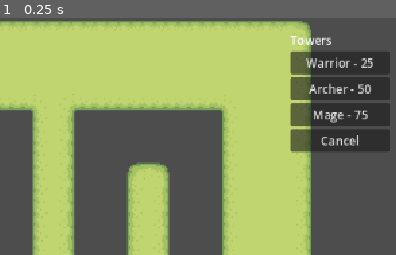
Above: before the commit, frame 1.
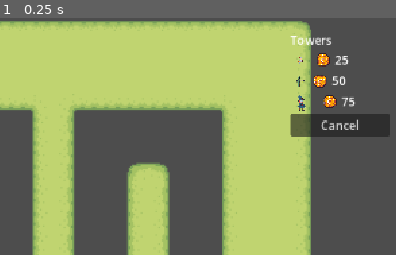
Above: after the commit, the same moment.

Repository: psvm203/rgb-defense
Game: Godot game, scene res://track/track.tscn
Same seed, same stepped clock (60 frames per second), same inputs: the game is played once before the commit and once after it.
Inputs:
- Up to frame 1 (0.25 s): no input
The pictures show only the part of the screen within x 50-100%, y 0-50%; the shares and areas given below are measured in that part.

The runs differ from the first frame. In frame 1, 7.8% of the frame differs, in the area x 73-99%, y 14-57%.

Commit message:
feat(ui): add tower icons and coin icons to tower panel

Diff:
--- a/ui/tower_panel.gd
+++ b/ui/tower_panel.gd
@@ -7,24 +7,25 @@
 	{
 		name = "Warrior",
 		scene = "res://tower/warrior/warrior.tscn",
+		icon = "res://tower/warrior/warrior_icon.png",
 		cost = 25,
 		color = Color(1.0, 0.2, 0.2),
 	},
 	{
 		name = "Archer",
 		scene = "res://tower/archer/archer.tscn",
+		icon = "res://tower/archer/archer_icon.png",
 		cost = 50,
 		color = Color(0.2, 1.0, 0.2),
 	},
 	{
 		name = "Mage",
 		scene = "res://tower/mage/mage.tscn",
+		icon = "res://tower/mage/mage_icon.png",
 		cost = 75,
 		color = Color(0.2, 0.2, 1.0),
 	},
 ]
-
-var _buttons: Array[Button] = []
 
 
 func _ready() -> void:
@@ -32,16 +33,36 @@
 
 
 func _build_buttons() -> void:
+	var coin_tex := preload("res://game_state/coins.png")
 	for tower in TOWERS:
-		var btn := Button.new()
-		btn.text = "%s - %d" % [tower.name, tower.cost]
-		btn.pressed.connect(_on_tower_button_pressed.bind(tower.scene, tower.cost))
-		$Panel/VBox/TowerList.add_child(btn)
-		_buttons.append(btn)
+		var row := HBoxContainer.new()
+		row.mouse_default_cursor_shape = Control.CURSOR_POINTING_HAND
+
+		var icon := TextureRect.new()
+		icon.texture = load(tower.icon)
+		icon.expand_mode = TextureRect.EXPAND_FIT_WIDTH_PROPORTIONAL
+		icon.stretch_mode = TextureRect.STRETCH_KEEP_ASPECT_CENTERED
+		icon.custom_minimum_size = Vector2(24, 24)
+		row.add_child(icon)
+
+		var coin := TextureRect.new()
+		coin.texture = coin_tex
+		coin.expand_mode = TextureRect.EXPAND_FIT_WIDTH_PROPORTIONAL
+		coin.stretch_mode = TextureRect.STRETCH_KEEP_ASPECT_CENTERED
+		coin.custom_minimum_size = Vector2(16, 16)
+		row.add_child(coin)
+
+		var label := Label.new()
+		label.text = str(tower.cost)
+		row.add_child(label)
+
+		row.gui_input.connect(_on_tower_row_input.bind(tower.scene, tower.cost))
+		$Panel/VBox/TowerList.add_child(row)
 
 
-func _on_tower_button_pressed(scene_path: String, cost: int) -> void:
-	tower_selected.emit(scene_path, cost)
+func _on_tower_row_input(event: InputEvent, scene_path: String, cost: int) -> void:
+	if event is InputEventMouseButton and event.pressed and event.button_index == MOUSE_BUTTON_LEFT:
+		tower_selected.emit(scene_path, cost)
 
 
 func _on_cancel_pressed() -> void:
